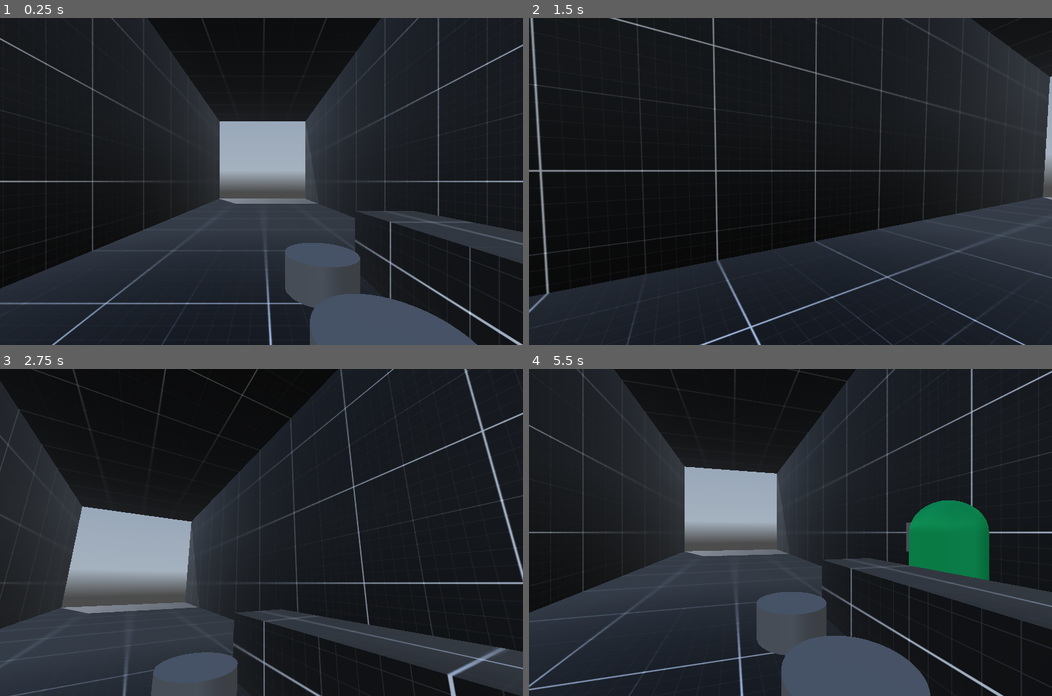
Above: before the commit, frames 1-4 (two rows, left to right).
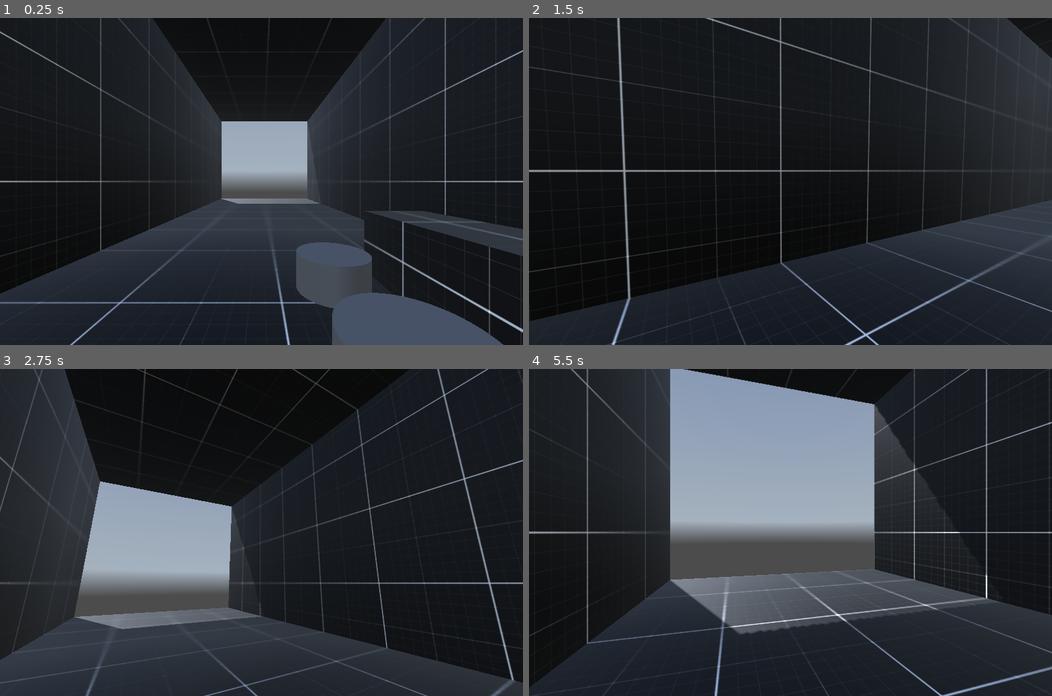
Above: after the commit, the same moments.

Repository: LucasMc17/One-Man-s-Trash
Game: Godot game, scene res://levels/level_01/root.tscn
Two runs of this game, one before a commit and one after it. Both use one fixed random seed, a clock stepped at 60 frames per second and the inputs below. A sky picture missing from this copy of the repository is replaced by a grey-blue gradient.
Inputs (mouse positions are in pixels of both pictures, inside the frame that each line leads up to):
- Up to frame 1 (0.25 s): no input
- Up to frame 2 (1.5 s): tap Enter (enter) at 0.5, 0.6 s; move the mouse to (816, 181) at 0.52 s; hold Tab (phone) 0.53-1.28 s; hold W (move_forward) from 0.53 s (still down); click (816, 181) at 0.67 s; tap Space (space) at 1.25 s; move the mouse to (764, 181) at 1.27 s; tap Tab (phone) at 1.35 s; click (764, 181) at 1.42 s
- Up to frame 3 (2.75 s): keep holding W (move_forward); tap Space (space) at 1.55 s; move the mouse to (271, 525) at 2.02 s; hold Space (space) from 2.03 s (still down); click (271, 525) at 2.17 s; tap Enter (enter) at 2.3 s
- Up to frame 4 (5.5 s): keep holding W (move_forward); move the mouse to (785, 539) at 2.77 s; release Space (space) at 2.78 s; tap Enter (enter) at 2.85, 4.55 s; click (785, 539) at 2.92 s; tap Tab (phone) at 3.05 s; move the mouse to (827, 535) at 3.52 s; hold Tab (phone) 3.53-4.28 s; click (827, 535) at 3.67 s; tap Space (space) at 3.8, 4.35 s; tap E at 4.25 s; move the mouse to (748, 529) at 4.27 s; click (748, 529) at 4.42 s; move the mouse to (795, 532) at 5.02 s; hold Tab (phone) from 5.03 s (still down); tap Z at 5.1 s; click (795, 532) at 5.17 s

The runs differ from the first frame. In frame 1, 7.8% of the frame differs, in the area x 0-100%, y 0-100%; in frame 2, 11%; in frame 3, 27%; in frame 4, 44%.

Commit message:
movement states starting to come in

Diff:
--- a/levels/level_01/root.tscn
+++ b/levels/level_01/root.tscn
@@ -33,9 +33,6 @@
 
 [node name="Player" parent="." instance=ExtResource("2_34nx1")]
 transform = Transform3D(1, 0, 0, 0, 1, 0, 0, 0, 1, -0.0856678, 0, -1.38034)
-MOUSE_SENSITIVITY = null
-TILT_LOWER_LIMIT = null
-TILT_UPPER_LIMIT = null
 
 [node name="Geometry" type="Node3D" parent="."]
 
--- a/scenes/chairs/chair.gd
+++ b/scenes/chairs/chair.gd
@@ -64,4 +64,4 @@
 	collision_position = collision_position
 
 func _on_interactable_interacted(interactor : Player):
-	interactor.current_state.transition('SittingState', { "seat": self, "get_off_position": interactor.position })
+	interactor.current_movement.transition('Sit', { "seat": self, "get_off_position": interactor.position })
--- a/scenes/characters/player/player.gd
+++ b/scenes/characters/player/player.gd
@@ -132,6 +132,8 @@
 		move_and_slide()
 
 func update_input(speed : float, acceleration: float, deceleration: float):
+	if current_attention.DISABLE_MOVEMENT:
+		return
 	var input_dir = Input.get_vector("move_left", "move_right", "move_forward", "move_backward")
 
 	var direction = (transform.basis * Vector3(input_dir.x, 0, input_dir.y)).normalized()
--- a/scenes/characters/player/player.tscn
+++ b/scenes/characters/player/player.tscn
@@ -1,13 +1,14 @@
-[gd_scene load_steps=12 format=3 uid="uid://dp1q3ngso06dk"]
+[gd_scene load_steps=13 format=3 uid="uid://dp1q3ngso06dk"]
 
 [ext_resource type="Script" uid="uid://cau1wg8ulku16" path="res://states/state_machine.gd" id="1_8afob"]
 [ext_resource type="Script" uid="uid://2by0a437meos" path="res://scenes/characters/player/player.gd" id="1_dovo2"]
 [ext_resource type="PackedScene" uid="uid://0k1dvavxiy1l" path="res://debug/debug_ui/debug_ui.tscn" id="2_0owmy"]
 [ext_resource type="PackedScene" uid="uid://bxsfmtysycoo3" path="res://scenes/characters/player/phone/player_phone.tscn" id="2_lvxji"]
 [ext_resource type="PackedScene" uid="uid://cekqblrfqotxk" path="res://scenes/ui/dialogue/dialogue_layer.tscn" id="3_5gtgg"]
-[ext_resource type="Script" uid="uid://bi3ul4r0336hs" path="res://scenes/characters/player/states/movement_states/player_movement_state.gd" id="6_6avc5"]
 [ext_resource type="Script" uid="uid://0kqfhx68yfos" path="res://scenes/characters/player/states/attention_states/player_freelook_state.gd" id="7_xuses"]
 [ext_resource type="Script" uid="uid://lh2j23ejhb7o" path="res://scenes/characters/player/states/attention_states/talk_state.gd" id="8_qek5x"]
+[ext_resource type="Script" uid="uid://cd6aba0yvmgkq" path="res://scenes/characters/player/states/movement_states/player_freemove_state.gd" id="8_xuses"]
+[ext_resource type="Script" uid="uid://papflnia2cun" path="res://scenes/characters/player/states/movement_states/player_sit_state.gd" id="9_42irl"]
 
 [sub_resource type="CapsuleShape3D" id="CapsuleShape3D_sh265"]
 
@@ -120,13 +121,18 @@
 [node name="MovementStateMachine" type="Node" parent="." node_paths=PackedStringArray("CURRENT_STATE")]
 unique_name_in_owner = true
 script = ExtResource("1_8afob")
-CURRENT_STATE = NodePath("PlayerMovementState")
+CURRENT_STATE = NodePath("Freemove")
 metadata/_custom_type_script = "uid://cau1wg8ulku16"
 
-[node name="PlayerMovementState" type="Node" parent="MovementStateMachine" node_paths=PackedStringArray("PLAYER")]
-script = ExtResource("6_6avc5")
+[node name="Freemove" type="Node" parent="MovementStateMachine" node_paths=PackedStringArray("PLAYER")]
+script = ExtResource("8_xuses")
 PLAYER = NodePath("../..")
-metadata/_custom_type_script = "uid://bi3ul4r0336hs"
+metadata/_custom_type_script = "uid://cd6aba0yvmgkq"
+
+[node name="Sit" type="Node" parent="MovementStateMachine" node_paths=PackedStringArray("PLAYER")]
+script = ExtResource("9_42irl")
+PLAYER = NodePath("../..")
+metadata/_custom_type_script = "uid://papflnia2cun"
 
 [node name="ItemViewport" type="SubViewportContainer" parent="."]
 visible = false
--- a/scenes/characters/player/states/attention_states/player_attention_state.gd
+++ b/scenes/characters/player/states/attention_states/player_attention_state.gd
@@ -3,6 +3,7 @@
 # STATE ALLOWANCES
 var CAPTURE_MOUSE := true
 var DISABLE_MOVEMENT := false
+var DISABLE_INPUT := false
 var CAN_INTERACT := false
 var CAN_USE_PHONE := false
 
--- a/scenes/characters/player/states/attention_states/talk_state.gd
+++ b/scenes/characters/player/states/attention_states/talk_state.gd
@@ -4,6 +4,8 @@
 # var keep_momentum := false
 
 func _ready():
+	DISABLE_MOVEMENT = true
+	DISABLE_INPUT = true
 	CAPTURE_MOUSE = false
 
 func enter(previous_state : State = null, ext := {}):
--- /dev/null
+++ b/scenes/characters/player/states/movement_states/player_freemove_state.gd
@@ -0,0 +1,5 @@
+class_name PlayerFreemoveState extends PlayerMovementState
+
+func update(delta):
+	super(delta)
+	PLAYER.update_input(SPEED, ACCELERATION, DECELERATION)
--- a/scenes/characters/player/states/movement_states/player_movement_state.gd
+++ b/scenes/characters/player/states/movement_states/player_movement_state.gd
@@ -1 +1,22 @@
 class_name PlayerMovementState extends PlayerState
+
+# func update(delta):
+	# not working yet
+	# if get_script() != self.get_script(): # Simple check to see if it's the base script
+	# 	push_warning('Movement states should not extend the `update` function. Extend `movement_update` instead.')
+	# super(delta)
+	# if !PLAYER.current_attention.DISABLE_MOVEMENT:
+	# 	movement_update(delta)
+
+# func movement_update(delta):
+# 	pass
+
+func input(event):
+	# if get_script() != self.get_script(): # Simple check to see if it's the base script
+	# 	push_warning('Movement states should not extend the `input` function. Extend `movement_input` instead.')
+	super(event)
+	if !PLAYER.current_attention.DISABLE_INPUT:
+		movement_input(event)
+
+func movement_input(event):
+	pass
--- /dev/null
+++ b/scenes/characters/player/states/movement_states/player_sit_state.gd
@@ -0,0 +1,43 @@
+class_name PlayerSitState extends PlayerMovementState
+
+# GLOBALS
+@export var SEAT : Chair
+
+var SIT_POSITION : Vector3
+var GET_OFF_POSITION : Vector3
+var _CAPTURED := false
+var _EXITING := false
+
+func enter(previous_state, ext):
+	super(previous_state, ext)
+	PLAYER.hint = 'Press [SPACE] to stand up'
+	if ext.has('seat'):
+		print(ext.seat)
+		SEAT = ext.seat
+	SIT_POSITION = SEAT.SIT_MARKER.global_position
+	if ext.has('get_off_position'):
+		GET_OFF_POSITION = ext.get_off_position
+	else:
+		GET_OFF_POSITION = SEAT.GET_OFF_MARKER.global_position
+
+func update(delta):
+	if !_CAPTURED:
+		PLAYER.position = lerp(PLAYER.position, SIT_POSITION, 0.08)
+		if PLAYER.position.distance_to(SIT_POSITION) < 0.01:
+			_CAPTURED = true
+	elif _EXITING:
+		PLAYER.position = lerp(PLAYER.position, GET_OFF_POSITION, 0.08)
+		if PLAYER.position.distance_to(GET_OFF_POSITION) < 0.01:
+			transition("Freemove")
+	else:
+		super(delta)
+
+func movement_input(event):
+	super(event)
+	if event.is_action_pressed("space"):
+		_EXITING = true
+
+func exit():
+	PLAYER.hint = ''
+	_CAPTURED = false
+	_EXITING = false
--- a/scenes/characters/player/states/sitting_state.gd
+++ b/scenes/characters/player/states/sitting_state.gd
@@ -8,11 +8,11 @@
 var _captured := false
 var _exiting := false
 
-func _ready():
-	_phone_enabled = true
-	_camera_enabled = true
-	_gravity_enabled = false
-	_interact_enabled = true
+# func _ready():
+# 	_phone_enabled = true
+# 	_camera_enabled = true
+# 	_gravity_enabled = false
+# 	_interact_enabled = true
 
 func enter(previous_state : State, ext : Dictionary):
 	super(previous_state, ext)
Not shown, added: scenes/characters/player/states/movement_states/player_freemove_state.gd.uid
Not shown, added: scenes/characters/player/states/movement_states/player_sit_state.gd.uid
